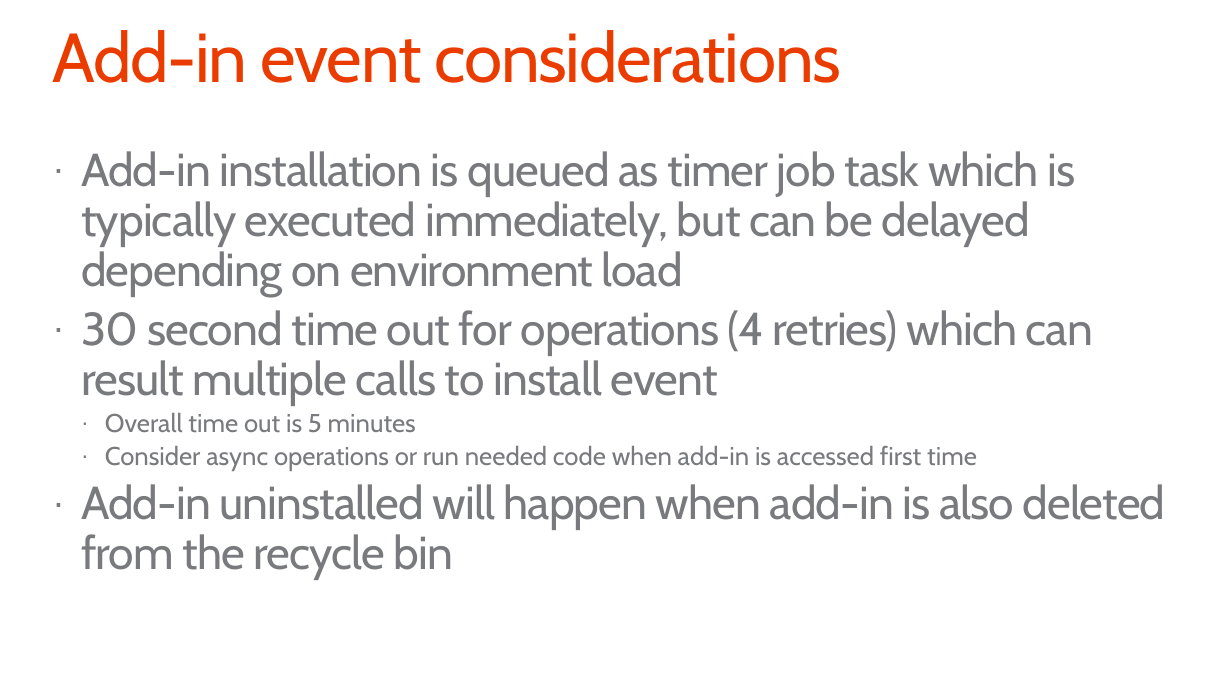
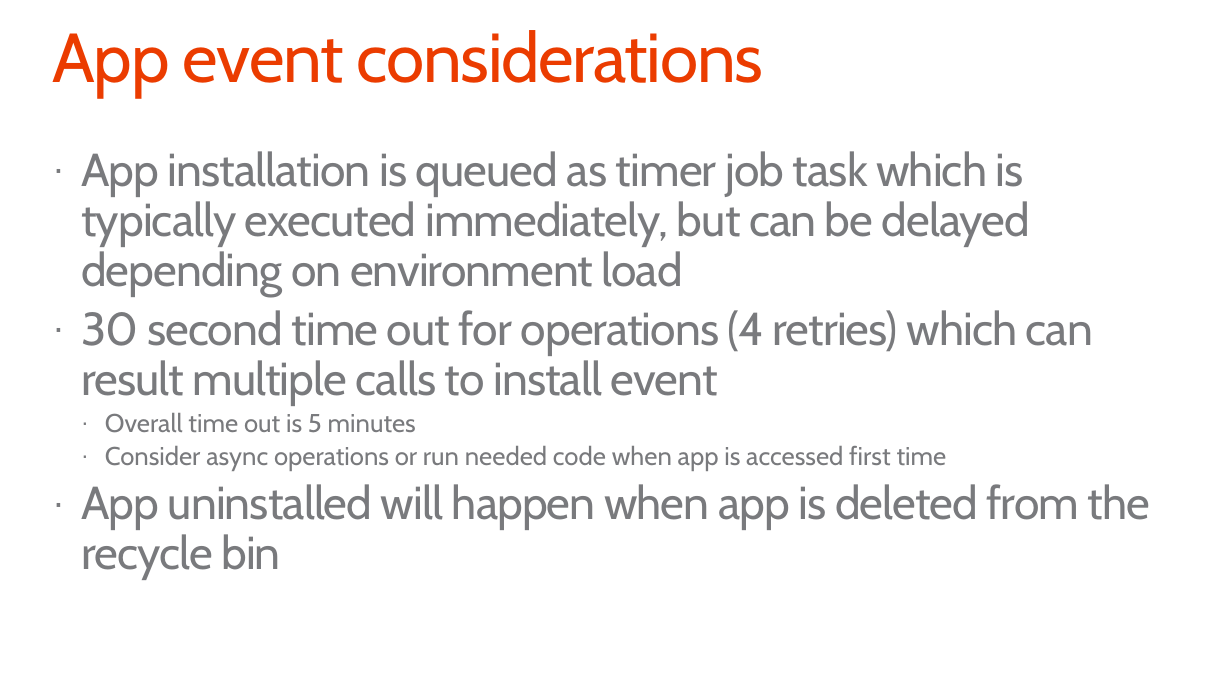
Before and after one commit to fabbbiob/TrainingContent, a slide deck: slide 32 of O3658/05 Using Remote Event Receivers and Remote Timer Jobs/5_RemoteTimersEvents.pptx. Drawn at 1232x693 pixels with LibreOffice and Linux fonts; fonts in the diff are those of the drawing; background and template pictures are left out. Boxes give left, top, right and bottom in pixels: in the first picture for what was removed or moved away, otherwise in the second. Text is boxed around its words. In the diff, an @@ line names an element or a change of style, - is before the commit and + after.

```diff
--- a/O3658/05 Using Remote Event Receivers and Remote Timer Jobs/5_RemoteTimersEvents.pptx
+++ b/O3658/05 Using Remote Event Receivers and Remote Timer Jobs/5_RemoteTimersEvents.pptx
@@ title at [52, 30, 764, 98]: text changed @@
-Add-in event considerations
+App event considerations
@@ text at [81, 151, 1030, 296]: text changed @@
-· Add-in installation is queued as timer job task which is typically executed immediately, but can be delayed depending on environment load
+· App installation is queued as timer job task which is typically executed immediately, but can be delayed depending on environment load
@@ text at [81, 446, 1150, 580]: text changed @@
-  · Consider async operations or run needed code when add-in is accessed first time
-· Add-in uninstalled will happen when add-in is also deleted from the recycle bin
+  · Consider async operations or run needed code when app is accessed first time
+· App uninstalled will happen when app is deleted from the recycle bin
```
Also in this commit, not shown: 18 other slides changed, 1 slide added, 1 slide removed, 1 other file.
